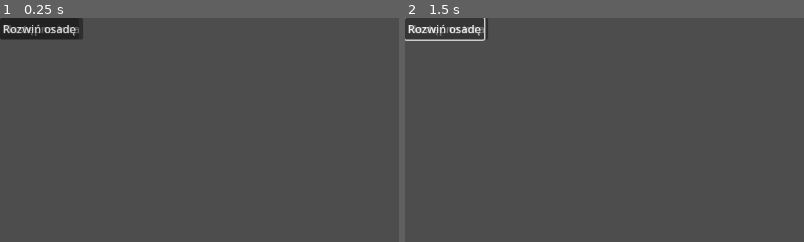
Above: before the commit, frames 1-2 (left to right).
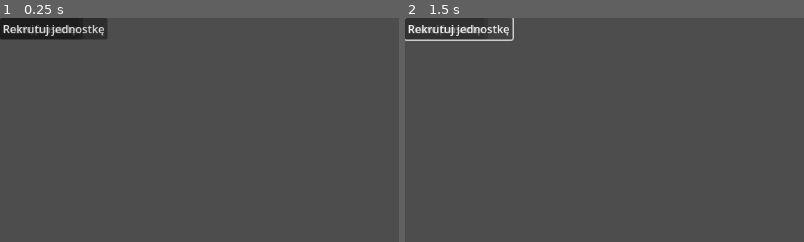
Above: after the commit, the same moments.

Repository: sochiera/total-battle-brothers-for-wesnoth
Game: Godot game, scene res://scenes/main.tscn
The game is run twice, just before and just after one commit, with the same random seed, the same clock (stepped at 60 frames per second) and the same inputs.
Inputs (mouse positions are % of the whole screen's width and height, from its top left):
- Up to frame 1 (0.25 s): no input
- Up to frame 2 (1.5 s): click (7, 2) at 0.5 s, where only the run after the commit has a clickable "Rekrutuj jednostkę"; click "Następna tura" at 1.25 s
The pictures show only the part of the screen within x 0-50%, y 0-50%; the shares and areas given below are measured in that part.

The runs differ from the first frame. In frame 1, 0.9% of the frame differs, in the area x 1-27%, y 0-10%; in frame 2, 0.7%.

Commit message:
feat: G77.2a: scena ma nazwany przycisk „Rekrutuj jednostkę”

Diff:
--- a/game/scenes/main.tscn
+++ b/game/scenes/main.tscn
@@ -26,3 +26,6 @@
 
 [node name="DevelopButton" type="Button" parent="."]
 text = "Rozwiń osadę"
+
+[node name="RecruitButton" type="Button" parent="."]
+text = "Rekrutuj jednostkę"
--- /dev/null
+++ b/game/tests/recruit_button_probe.gd
@@ -0,0 +1,51 @@
+extends SceneTree
+
+
+const MAIN_SCENE_PATH := "res://scenes/main.tscn"
+const PREFIX := "RECRUIT_BUTTON "
+
+
+func _init() -> void:
+	var scene := ResourceLoader.load(MAIN_SCENE_PATH) as PackedScene
+	if scene == null:
+		printerr("recruit_button_probe: cannot load main scene")
+		call_deferred("quit", 2)
+		return
+	var scene_root := scene.instantiate() as Control
+	if scene_root == null:
+		printerr("recruit_button_probe: cannot instantiate main scene")
+		call_deferred("quit", 2)
+		return
+	root.add_child(scene_root)
+
+	var before_controls := _controls(scene_root)
+	var button := scene_root.get_node_or_null("RecruitButton") as Button
+	if button != null:
+		button.emit_signal("pressed")
+	print(PREFIX, JSON.stringify({
+		"button": _button_payload(button, scene_root),
+		"controls_unchanged": _controls(scene_root) == before_controls,
+	}))
+	call_deferred("quit", 0)
+
+
+func _button_payload(button: Button, scene_root: Control) -> Variant:
+	if button == null:
+		return null
+	return {
+		"name": button.name,
+		"text": button.text,
+		"disabled": button.disabled,
+		"direct_child": button.get_parent() == scene_root,
+		"pressed_connections": button.get_signal_connection_list("pressed").size(),
+	}
+
+
+func _controls(scene_root: Control) -> Dictionary:
+	return {
+		"date": (scene_root.get_node("DateLabel") as Label).text,
+		"result": (scene_root.get_node("ResultLabel") as Label).text,
+		"duchy_status": (scene_root.get_node("PlayerDuchyStatusLabel") as Label).text,
+		"order_status": (scene_root.get_node("LastOrderStatusLabel") as Label).text,
+		"children": scene_root.get_child_count(),
+	}
Not shown, changed: tests/test_godot_main_scene.py
Not shown, added: tests/test_godot_recruit_button.py
